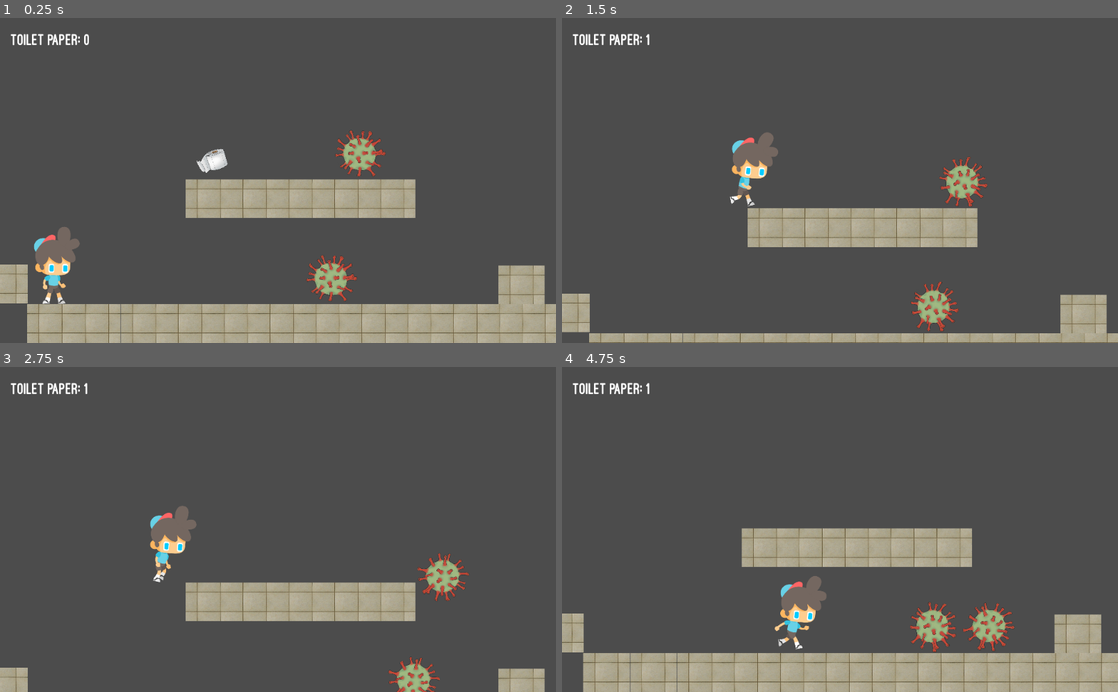
Above: before the commit, frames 1-4 (two rows, left to right).
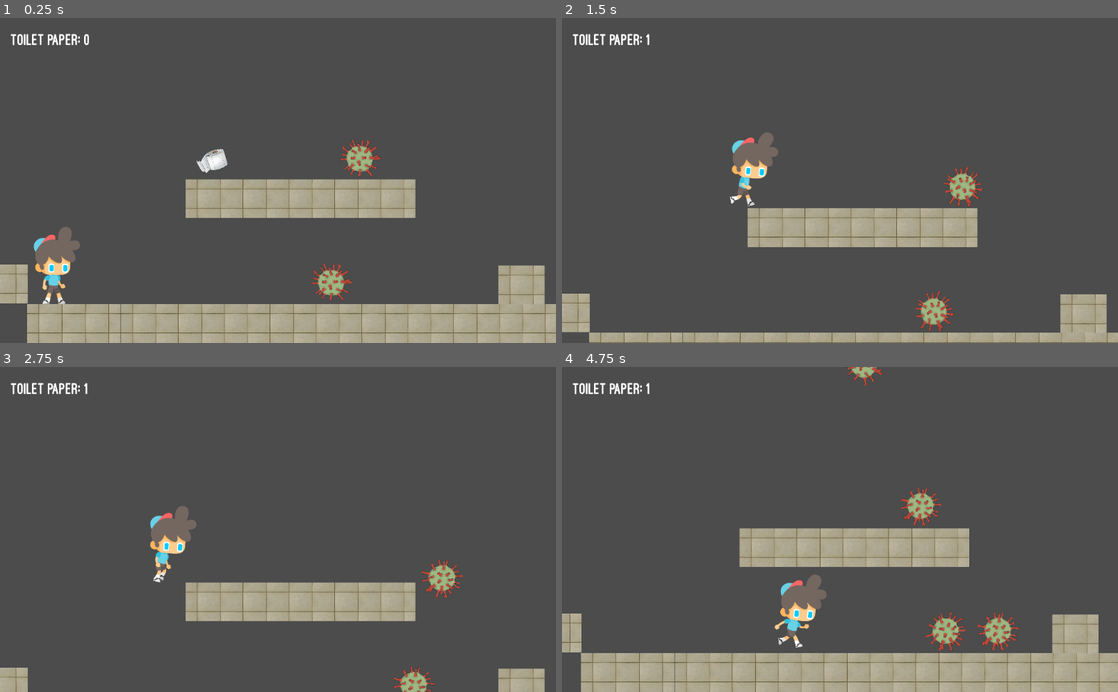
Above: after the commit, the same moments.

Repository: moomurrs/Final-Project
Game: Godot game, scene res://Scenes/World.tscn
Same seed, same stepped clock (60 frames per second), same inputs: the game is played once before the commit and once after it.
Inputs:
- Up to frame 1 (0.25 s): no input
- Up to frame 2 (1.5 s): hold Right (ui_right) from 0.53 s (still down); tap Up (ui_up) at 0.77 s
- Up to frame 3 (2.75 s): tap Up (ui_up) at 1.52 s; release Right (ui_right) at 2.03 s; hold Left (ui_left) from 2.03 s (still down)
- Up to frame 4 (4.75 s): release Left (ui_left) at 2.78 s; hold Right (ui_right) 2.78-4.28 s; tap Up (ui_up) at 3.02, 3.77, 4.52 s; hold Left (ui_left) from 4.28 s (still down)

The runs differ from the first frame. In frame 1, 1.2% of the frame differs, in the area x 6-70%, y 34-89%; in frame 2, 1.6%; in frame 3, 1.0%; in frame 4, 3.8%, in the area x 1-98%, y 0-100%.

Commit message:
game instances new enemies

Diff:
--- a/Scenes/Enemy.tscn
+++ b/Scenes/Enemy.tscn
@@ -4,13 +4,13 @@
 [ext_resource path="res://Scripts/Enemy.gd" type="Script" id=2]
 
 [sub_resource type="CircleShape2D" id=1]
-radius = 47.8635
+radius = 39.094
 
 [node name="Enemy" type="KinematicBody2D"]
 script = ExtResource( 2 )
 
 [node name="Sprite" type="Sprite" parent="."]
-scale = Vector2( 0.25, 0.25 )
+scale = Vector2( 0.2, 0.2 )
 texture = ExtResource( 1 )
 
 [node name="CollisionShape2D" type="CollisionShape2D" parent="."]
--- a/Scenes/Player.tscn
+++ b/Scenes/Player.tscn
@@ -86,7 +86,7 @@
 } ]
 
 [sub_resource type="RectangleShape2D" id=2]
-extents = Vector2( 49.2233, 72.4554 )
+extents = Vector2( 49.2233, 63.8468 )
 
 [node name="Player" type="KinematicBody2D"]
 script = ExtResource( 2 )
@@ -94,12 +94,12 @@
 [node name="AnimatedSprite" type="AnimatedSprite" parent="."]
 scale = Vector2( 0.3, 0.3 )
 frames = SubResource( 1 )
-animation = "dead"
-frame = 14
+animation = "idle"
+frame = 9
 playing = true
 
 [node name="CollisionShape2D" type="CollisionShape2D" parent="."]
-position = Vector2( -47.7159, -6.20147 )
+position = Vector2( -47.7159, 2.13775 )
 shape = SubResource( 2 )
 
 [node name="Camera2D" type="Camera2D" parent="."]
--- a/Scenes/World.tscn
+++ b/Scenes/World.tscn
@@ -55,4 +55,9 @@
 
 [node name="ToiletPaper02" parent="ToiletPapers" instance=ExtResource( 4 )]
 position = Vector2( 1058.21, 488.541 )
+
+[node name="EnemyTimer" type="Timer" parent="."]
+wait_time = 2.0
+autostart = true
 [connection signal="scoreUpdate" from="Player" to="HUD" method="_on_Player_scoreUpdate"]
+[connection signal="timeout" from="EnemyTimer" to="." method="_on_EnemyTimer_timeout"]
--- a/Scripts/Enemy.gd
+++ b/Scripts/Enemy.gd
@@ -4,7 +4,7 @@
 
 extends KinematicBody2D
 
-const GRAVITY = 10
+const GRAVITY = 5
 const SPEED = 60
 const FLOOR = Vector2(0, -1)
 # 1 is right, 0 is left
@@ -18,7 +18,7 @@
 	# control the direction of movement
 	velocity.x = SPEED * direction
 
-	# rotate the virus accordingly
+	# rotate the virus accordingly to make it look like it's rolling
 	if	direction == 1:
 		#$Sprite.flip_h = false
 		rotate(delta)
@@ -26,6 +26,7 @@
 		rotate(-delta)
 		#$Sprite.flip_h = true
 
+	# apply gravity
 	velocity.y += GRAVITY
 
 
--- a/Scripts/Global.gd
+++ b/Scripts/Global.gd
@@ -1,3 +1,7 @@
+# Game Jam 2020
+# Programmer: Murun T
+# Team: TP Gang
+
 extends Node2D
 
 var score = 0
@@ -5,8 +9,10 @@
 func _ready():
 	score = 0
 
+# increase the TP score
 func increaseScore():
 	score += 1
 
+# getter function for the score
 func getScore():
 	return score
--- a/Scripts/Player.gd
+++ b/Scripts/Player.gd
@@ -1,3 +1,7 @@
+# Game Jam 2020
+# Programmer: Murun T
+# Team: TP Gang
+
 extends KinematicBody2D
 
 var velocity = Vector2()
@@ -9,14 +13,20 @@
 var isDead = false
 signal scoreUpdate
 
-
 func _ready():
+	# is anyone actually going to read this?
 	pass
 
 
 func _physics_process(delta):
 
 	if not isDead:
+
+
+
+
+
+
 			# horizontal movement
 		if Input.is_action_pressed("ui_right"):
 			velocity.x = SPEED
@@ -25,7 +35,7 @@
 			$AnimatedSprite.flip_h = false
 		elif Input.is_action_pressed("ui_left"):
 			velocity.x = -SPEED
-
+			# TODO fix awkward reverse
 			$AnimatedSprite.play("run")
 			#$AnimatedSprite.flip_h = true
 		else:
@@ -63,6 +73,7 @@
 					emit_signal("scoreUpdate")
 					#get_node("/root/Global").increaseScore()
 					get_slide_collision(i).collider.queue_free()
+
 # kills the player
 func dead():
 	isDead = true
--- a/Scripts/ToiletPaper.gd
+++ b/Scripts/ToiletPaper.gd
@@ -1,7 +1,10 @@
+# Game Jam 2020
+# Programmer: Murun T
+# Team: TP Gang
+
 extends KinematicBody2D
 
-# 1 is up, -1 is down
-var yDirection = 1
+
 const FLOOR = Vector2(0, -1)
 const SPEED = 30
 var velocity = Vector2(0,0)
@@ -9,6 +12,8 @@
 func _ready():
 	velocity = Vector2(0,SPEED)
 
+
+# creates a bobbing, cartoony effect
 func _physics_process(delta):
 
 	# bob the TP up and down
--- a/Scripts/World.gd
+++ b/Scripts/World.gd
@@ -1,5 +1,17 @@
+# Game Jam 2020
+# Programmer: Murun T
+# Team: TP Gang
+
 extends Node2D
-
+var ENEMY = preload("res://Scenes/Enemy.tscn")
 
 func _ready():
 	pass
+
+
+# create a new enemy every few seconds
+func _on_EnemyTimer_timeout():
+	var enemy = ENEMY.instance()
+	enemy.position.x = $Player.position.x
+	enemy.position.y = $Player.position.y - 550
+	add_child(enemy)
